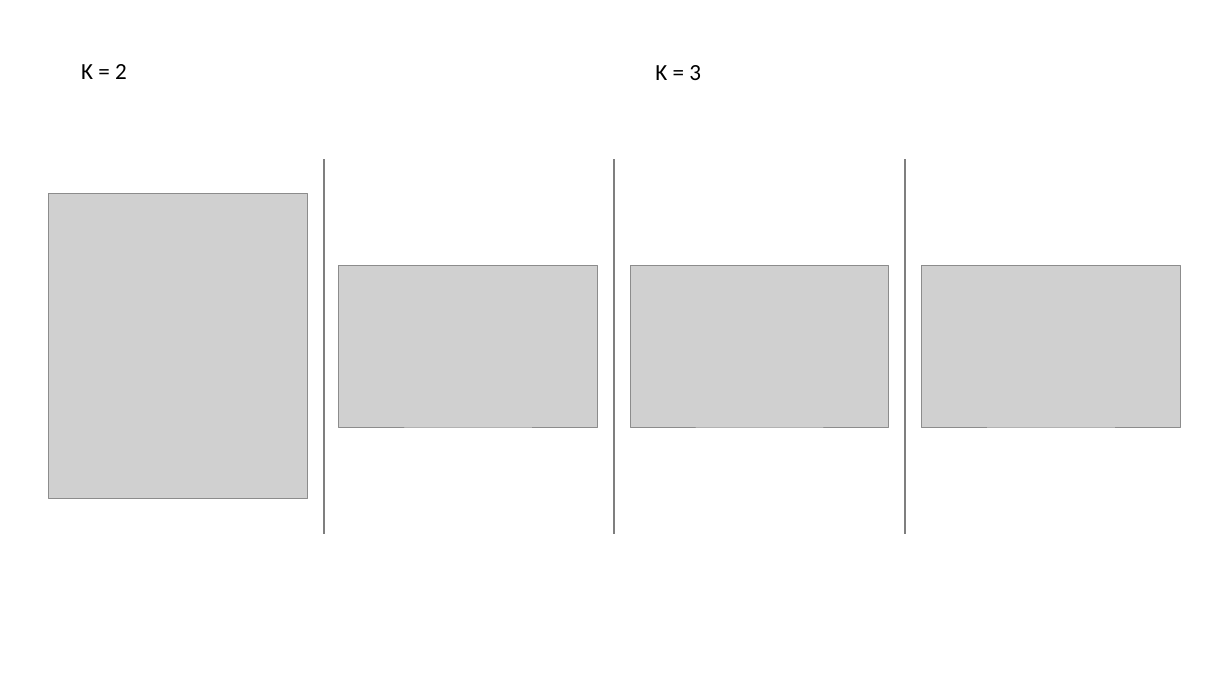
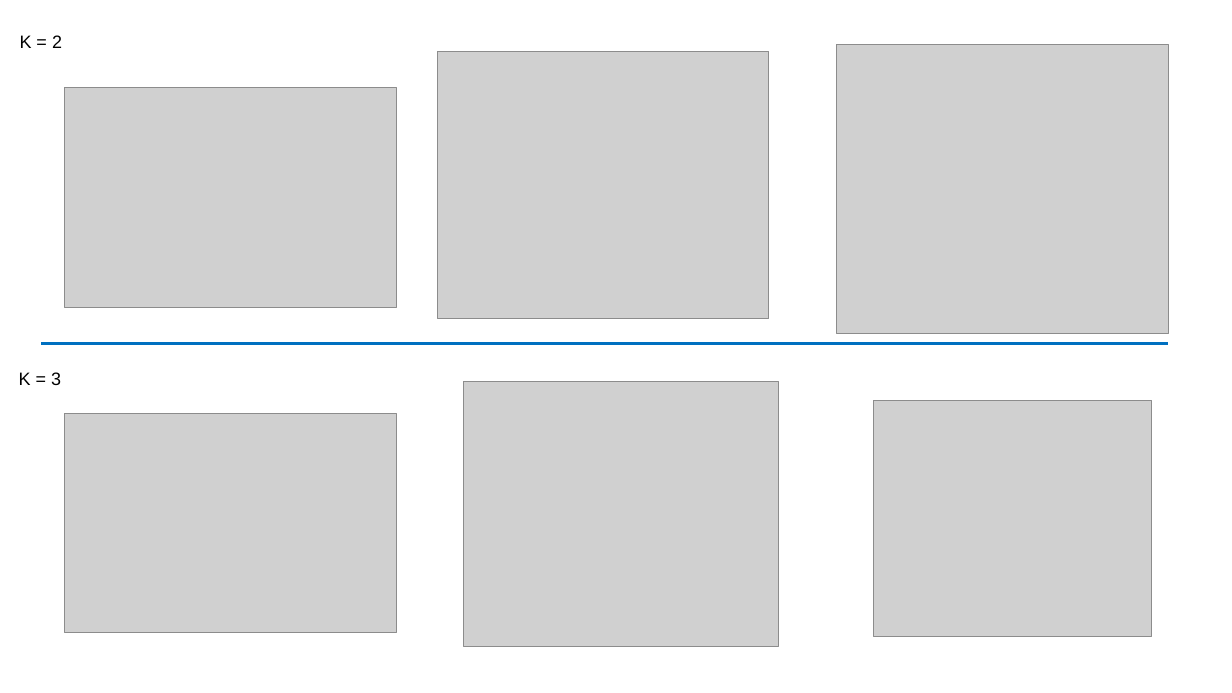
Before and after one commit to Mzibecchi/diplodatos2019, a slide deck: slide 10 of mentoria_airbnb/reports/airbnb_informe_final.pptx (slide 8 before the commit). Drawn at 1232x693 pixels with LibreOffice and Linux fonts; fonts in the diff are those of the drawing; grey boxes stand for pictures; background and template pictures are left out. Boxes give left, top, right and bottom in pixels: in the first picture for what was removed or moved away, otherwise in the second. Text is boxed around its words. In the diff, an @@ line names an element or a change of style, - is before the commit and + after.

```diff
--- a/mentoria_airbnb/reports/airbnb_informe_final.pptx
+++ b/mentoria_airbnb/reports/airbnb_informe_final.pptx
@@ text "K = 2": place and size @@
-text "K = 2" at (81, 64, 127, 79)
+text "K = 2" at (20, 35, 62, 48)
@@ text "K = 2" at (20, 35, 62, 48): size 18 to 14 pt, font Calibri to Arial @@
@@ picture added at (438, 51, 770, 319) @@
@@ picture added at (837, 45, 1169, 334) @@
@@ picture added at (65, 88, 396, 307) @@
@@ line removed from (324, 159) to (324, 534) @@
@@ line removed from (614, 159) to (614, 534) @@
@@ line removed from (906, 159) to (906, 534) @@
@@ picture removed at (49, 193, 308, 498) @@
@@ picture removed at (339, 265, 598, 427) @@
@@ picture removed at (630, 265, 889, 427) @@
@@ picture removed at (921, 265, 1180, 427) @@
@@ line added from (42, 344) to (1168, 344), #0070C0 2.25 pt @@
@@ text "K = 3" at (19, 372, 61, 385): size 18 to 14 pt, font Calibri to Arial @@
@@ text "K = 3": place and size @@
-text "K = 3" at (655, 65, 701, 80)
+text "K = 3" at (19, 372, 61, 385)
@@ picture added at (464, 382, 779, 647) @@
@@ picture added at (65, 413, 396, 632) @@
@@ picture added at (873, 400, 1153, 636) @@
```
Also in this commit, not shown: 6 other slides changed, 8 slides added, 4 slides removed.
